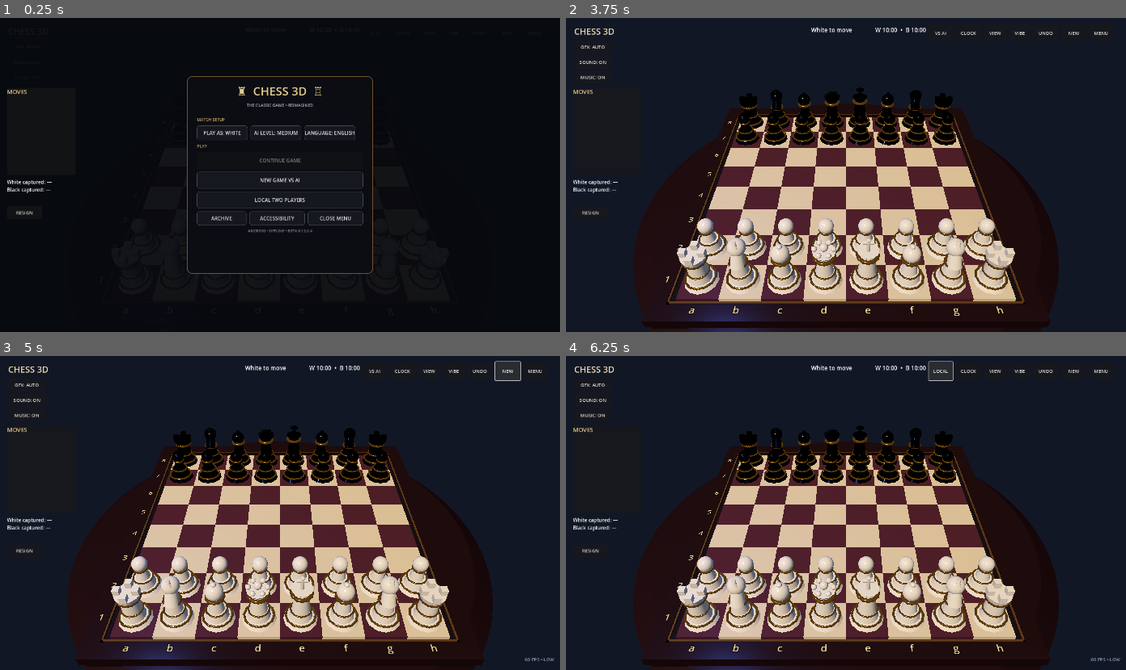
Above: before the commit, frames 1-4 (two rows, left to right).
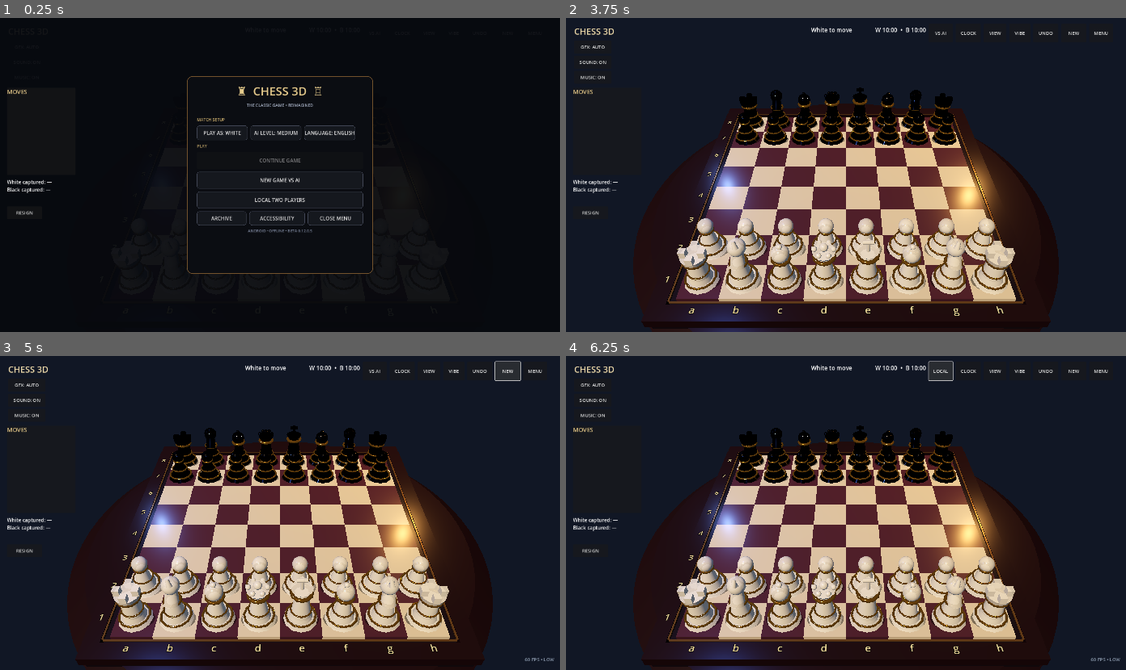
Above: after the commit, the same moments.

Repository: redxbox/chess-3d
Game: Godot game, scene res://src/main/main.tscn
Same seed, same stepped clock (60 frames per second), same inputs: the game is played once before the commit and once after it.
Inputs:
- Up to frame 1 (0.25 s): no input
- Up to frame 2 (3.75 s): click "PLAY AS: WHITE" at 0.5 s; click "PLAY AS: BLACK" at 1.25 s; click "PLAY AS: WHITE" at 2 s; click "PLAY AS: BLACK" at 2.75 s; click "NEW GAME VS AI" at 3.5 s
- Up to frame 3 (5 s): click "NEW" at 4.25 s
- Up to frame 4 (6.25 s): click "NEW" at 5 s; click "VS AI" at 5.75 s

The runs differ from the first frame. In frame 1, less than 0.1% of the frame differs, in the area x 55-56%, y 67-69%; in frame 2, 3.9%; in frame 3, 3.9%; in frame 4, 3.9%, in the area x 20-80%, y 23-87%.

Commit message:
Add cinematic glass pieces and tactile touch selection
Co-authored-by: arena-agent <297053741+arena-agent@users.noreply.github.com>

Diff:
--- a/src/main/main.gd
+++ b/src/main/main.gd
@@ -163,9 +163,25 @@
 	environment.background_color = Color("111725")
 	environment.ambient_light_source = Environment.AMBIENT_SOURCE_COLOR
 	environment.ambient_light_color = Color("7180a0")
-	environment.ambient_light_energy = 0.42
+	environment.ambient_light_energy = 0.32
 	environment.tonemap_mode = Environment.TONE_MAPPER_FILMIC
 	$WorldEnvironment.environment = environment
+	# Warm/cool studio rim lights create readable silhouettes without expensive
+	# real-time shadows on the secondary lights.
+	var warm_rim := OmniLight3D.new()
+	warm_rim.name = "WarmRimLight"
+	warm_rim.position = Vector3(5.5, 4.2, -4.0)
+	warm_rim.light_color = Color("ffb35f")
+	warm_rim.light_energy = 1.55
+	warm_rim.omni_range = 11.0
+	add_child(warm_rim)
+	var cool_rim := OmniLight3D.new()
+	cool_rim.name = "CoolRimLight"
+	cool_rim.position = Vector3(-5.0, 3.2, -3.5)
+	cool_rim.light_color = Color("789cff")
+	cool_rim.light_energy = 0.72
+	cool_rim.omni_range = 10.0
+	add_child(cool_rim)
 
 
 func _create_board() -> void:
@@ -283,8 +299,8 @@
 	# High-contrast crystal/onyx materials inspired by luxury glass sets. The
 	# supplied reference sheet is not a tileable texture, so its visual language
 	# is reproduced with mobile-friendly PBR materials and gold accent geometry.
-	var crystal := _luxury_piece_material(Color("f2ead8"), 0.16, 0.08)
-	var onyx := _luxury_piece_material(Color("090b10"), 0.12, 0.58)
+	var crystal := _luxury_piece_material(Color(0.96, 0.93, 0.84, 0.91), 0.22, 0.06)
+	var onyx := _luxury_piece_material(Color("070910"), 0.10, 0.68)
 	var gold := _luxury_piece_material(Color("d99a32"), 0.14, 0.92, true)
 	var names := {"p": "pawn", "r": "rook", "n": "knight", "b": "bishop", "q": "queen", "k": "king"}
 	for rank in BOARD_SIZE:
@@ -300,6 +316,7 @@
 	piece.position = Vector3((file - 3.5) * SQUARE_SIZE, 0.12, (rank - 3.5) * SQUARE_SIZE)
 	piece.set_meta("square", Vector2i(file, rank))
 	pieces_root.add_child(piece)
+	_add_contact_shadow(piece)
 
 	_add_cylinder(piece, 0.32, 0.42, 0.14, 0.08, material)
 	_add_torus(piece, 0.365, 0.028, 0.145, accent)
@@ -345,6 +362,25 @@
 			_add_cylinder(piece, 0.05, 0.05, 0.34, 1.29, material)
 			_add_cylinder(piece, 0.05, 0.05, 0.25, 1.39, material, Vector3(0, 0, 90))
 
+func _add_contact_shadow(piece: Node3D) -> void:
+	var shadow := MeshInstance3D.new()
+	shadow.name = "ContactShadow"
+	var mesh := CylinderMesh.new()
+	mesh.top_radius = 0.38
+	mesh.bottom_radius = 0.38
+	mesh.height = 0.008
+	mesh.radial_segments = 20
+	var shadow_material := StandardMaterial3D.new()
+	shadow_material.albedo_color = Color(0.0, 0.0, 0.0, 0.42)
+	shadow_material.transparency = BaseMaterial3D.TRANSPARENCY_ALPHA
+	shadow_material.shading_mode = BaseMaterial3D.SHADING_MODE_UNSHADED
+	mesh.material = shadow_material
+	shadow.mesh = mesh
+	shadow.position.y = -0.04
+	shadow.scale = Vector3(1.18, 1.0, 0.82)
+	piece.add_child(shadow)
+
+
 func _add_cylinder(parent: Node3D, top_radius: float, bottom_radius: float, height: float, y: float, material: Material, rotation := Vector3.ZERO) -> void:
 	var mesh_instance := MeshInstance3D.new()
 	var segments := 12 if _effective_graphics_quality() == "low" else (18 if _effective_graphics_quality() == "medium" else 24)
@@ -584,7 +620,7 @@
 	tools.add_child(_close_menu_button)
 
 	var version := Label.new()
-	version.text = "ANDROID • OFFLINE • BETA 0.12.0.4"
+	version.text = "ANDROID • OFFLINE • BETA 0.12.0.5"
 	version.horizontal_alignment = HORIZONTAL_ALIGNMENT_CENTER
 	version.add_theme_font_size_override("font_size", 13)
 	version.add_theme_color_override("font_color", Color(0.48, 0.52, 0.61, 1))
@@ -803,7 +839,7 @@
 
 func _create_information_windows() -> void:
 	_tutorial_window = _information_window("HOW TO PLAY", "[font_size=24][b]QUICK START[/b][/font_size]\n\n1. Tap one of y …(409 unchanged characters)…
-	_about_window = _information_window("ABOUT & LICENSES", "[font_size=24][b]Chess 3D  •  Version 0.12.0 Beta 4[/b][/font_size]\n\nAn offline-first 3D  …(505 unchanged characters)…
+	_about_window = _information_window("ABOUT & LICENSES", "[font_size=24][b]Chess 3D  •  Version 0.12.0 Beta 5[/b][/font_size]\n\nAn offline-first 3D  …(505 unchanged characters)…
 
 
 func _information_window(title: String, content: String) -> Window:
@@ -1011,6 +1047,7 @@
 func _select_square(square: Vector2i) -> void:
 	if ai_thinking or animating_move or game.result != "":
 		return
+	var previous_selected := selected
 	var destination_moves: Array[Dictionary] = []
 	for move in selected_moves:
 		if move.to == square:
@@ -1023,14 +1060,34 @@
 		return
 	var piece: String = game.board[square.y][square.x]
 	if piece != "" and game.color_of(piece) == game.turn:
+		if previous_selected != square:
+			_set_piece_selected(previous_selected, false)
 		selected = square
 		selected_moves = game.legal_moves(square)
+		_set_piece_selected(selected, true)
 		_haptic(18)
 		_play_sound("select")
 	else:
+		_set_piece_selected(previous_selected, false)
 		selected = Vector2i(-1, -1)
 		selected_moves.clear()
 	_draw_highlights()
+
+
+func _set_piece_selected(square: Vector2i, lifted: bool) -> void:
+	if square.x < 0:
+		return
+	for piece in pieces_root.get_children():
+		if piece.get_meta("square", Vector2i(-1, -1)) == square:
+			var tween := create_tween().set_trans(Tween.TRANS_QUAD).set_ease(Tween.EASE_OUT)
+			var duration := 0.01 if reduced_motion_enabled else 0.14
+			tween.tween_property(piece, "position:y", 0.30 if lifted else 0.12, duration)
+			var contact_shadow := piece.get_node_or_null("ContactShadow")
+			if is_instance_valid(contact_shadow):
+				# Keep the contact patch visually attached to the board while the
+				# selected piece rises above it.
+				contact_shadow.position.y = -0.22 if lifted else -0.04
+			return
 
 
 func _show_promotion_picker(moves: Array[Dictionary]) -> void:
@@ -1591,6 +1648,8 @@
 	material.metallic = metallic
 	material.clearcoat_enabled = true
 	material.clearcoat_roughness = 0.08
+	if color.a < 0.99:
+		material.transparency = BaseMaterial3D.TRANSPARENCY_ALPHA
 	if emissive:
 		material.emission_enabled = true
 		material.emission = color * 0.32
@@ -1685,13 +1744,17 @@
 	for piece in pieces_root.get_children():
 		if piece.get_meta("square", Vector2i(-1, -1)) == _drag_piece_from:
 			piece.position = Vector3(local_hit.x, 0.55, local_hit.z)
+			var shadow := piece.get_node_or_null("ContactShadow")
+			if is_instance_valid(shadow): shadow.position.y = -0.475
 			return
 
 
 func _snap_dragged_piece() -> void:
 	for piece in pieces_root.get_children():
 		if piece.get_meta("square", Vector2i(-1, -1)) == _drag_piece_from:
-			piece.position = Vector3((_drag_piece_from.x - 3.5) * SQUARE_SIZE, 0.12, (_drag_piece_from.y - 3.5) * SQUARE_SIZE)
+			piece.position = Vector3((_drag_piece_from.x - 3.5) * SQUARE_SIZE, 0.30, (_drag_piece_from.y - 3.5) * SQUARE_SIZE)
+			var shadow := piece.get_node_or_null("ContactShadow")
+			if is_instance_valid(shadow): shadow.position.y = -0.22
 			return
 
 
Not shown, changed: export_presets.cfg
Not shown, changed: .github/workflows/ci.yml
